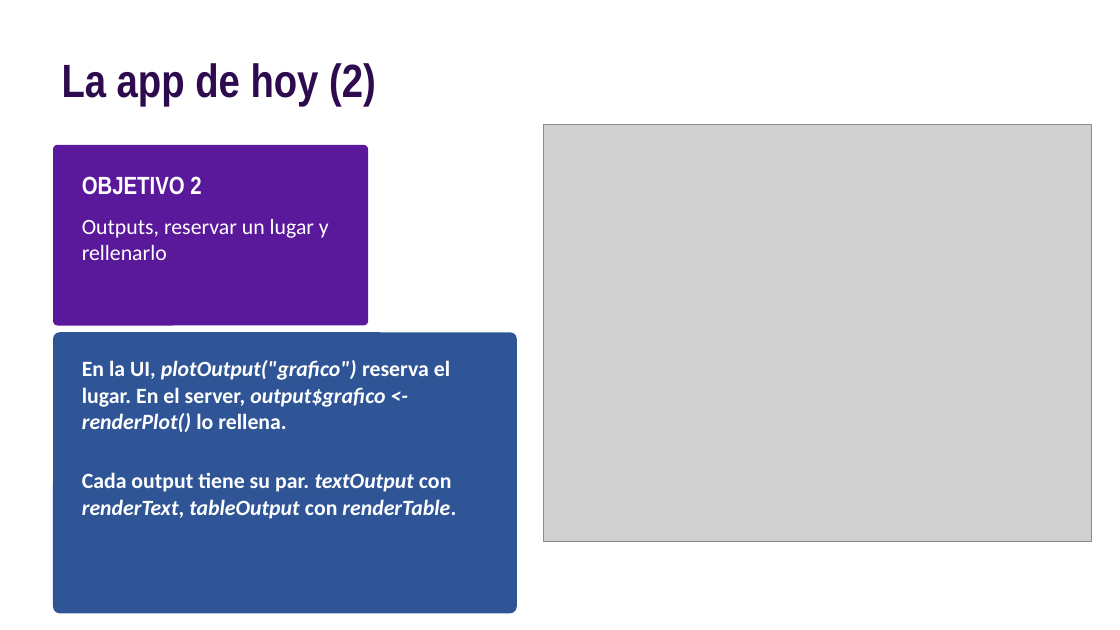
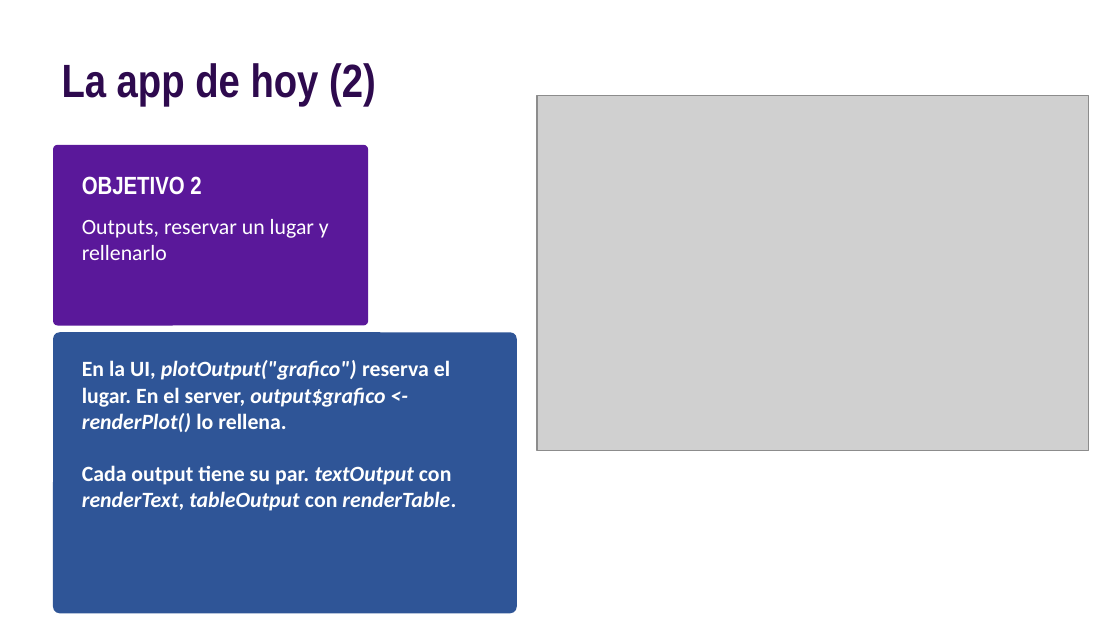
Before and after one commit to nahura99/visualizacion_datos_shiny, a slide deck: slide 4 of clase4/clase4.pptx. Drawn at 1120x630 pixels with LibreOffice and Linux fonts; fonts in the diff are those of the drawing; grey boxes stand for pictures. Boxes give left, top, right and bottom in pixels: in the first picture for what was removed or moved away, otherwise in the second. Text is boxed around its words. In the diff, an @@ line names an element or a change of style, - is before the commit and + after.

```diff
--- a/clase4/clase4.pptx
+++ b/clase4/clase4.pptx
@@ picture: place and size @@
-picture at bbox=[543, 124, 1092, 541]
+picture at bbox=[536, 95, 1088, 450]
@@ text "En la UI, plotOutput("grafico") reserva ..." rewrapped from bbox=[82, 360, 456, 519] to bbox=[82, 360, 456, 511] @@
```
Also in this commit, not shown: 3 other slides changed, 36 other files.
